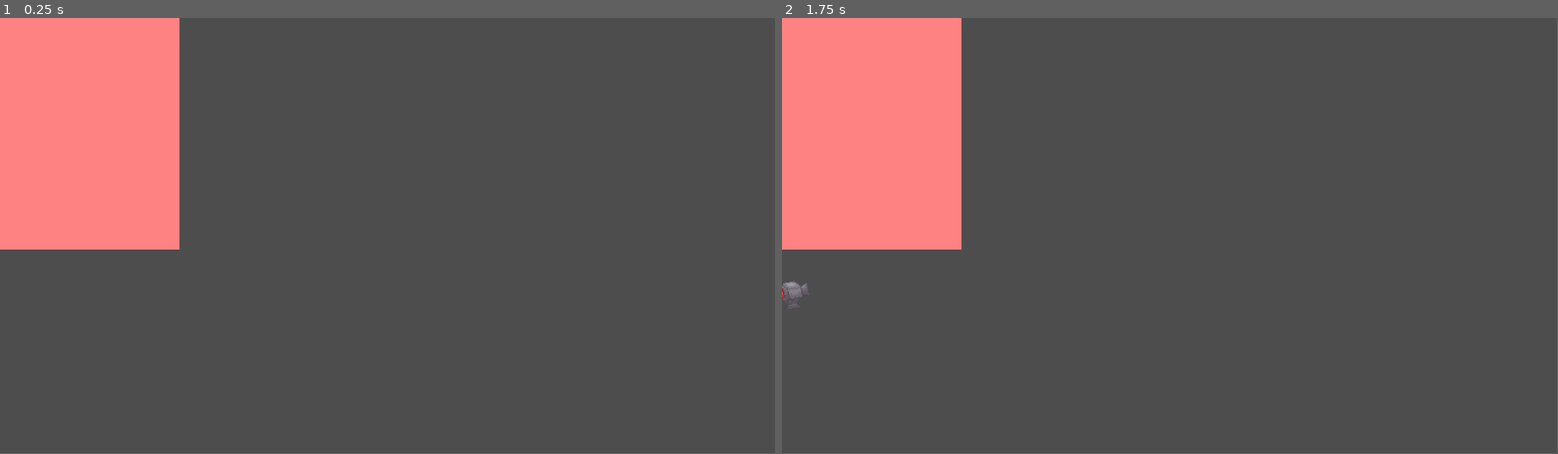
Above: before the commit, frames 1-2 (left to right).
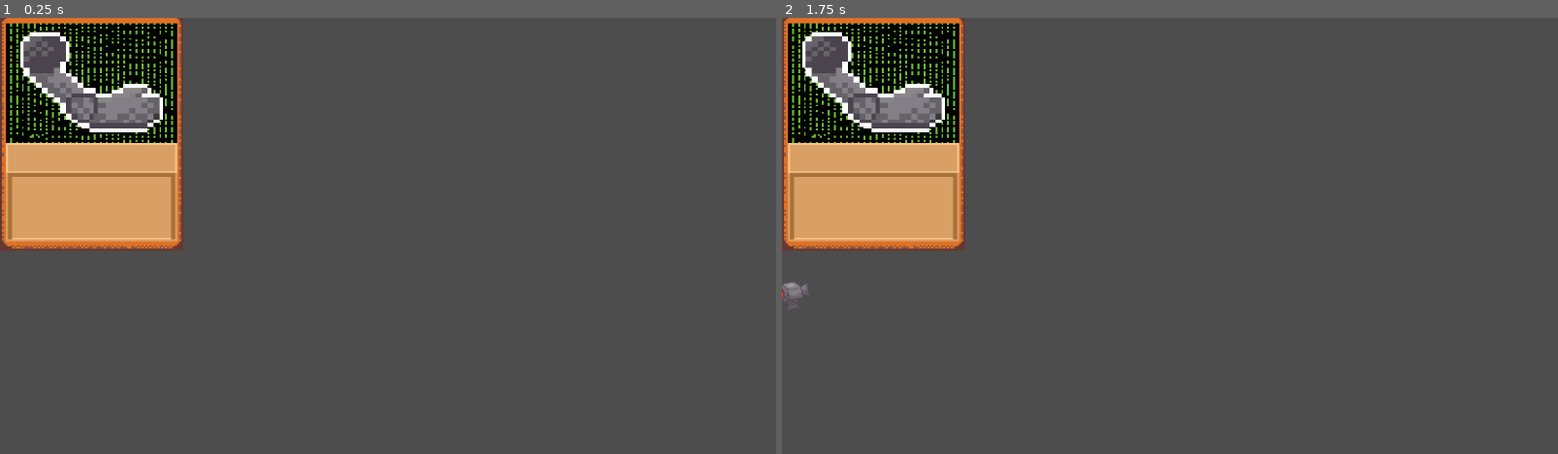
Above: after the commit, the same moments.

Repository: Jaete/Cleangoon
Game: Godot game, scene res://TSCN/UI/card_upgade.tscn
Same seed, same stepped clock (60 frames per second), same inputs: the game is played once before the commit and once after it. This scene is started directly instead of the project's main scene.
Inputs:
- Up to frame 1 (0.25 s): no input
- Up to frame 2 (1.75 s): tap Enter at 0.5 s; hold Right (Move_Right) 0.53-1.28 s; hold Shift (Boost) 0.53-1.28 s; tap Space (Rise) at 1.25 s; hold Left (Move_Left) from 1.28 s (still down); tap A (Interact) at 1.35 s
In our replay, the window is 799x449 before the commit and 800x450 after it. These sizes can differ from the game's own. Grey fills any space a smaller window leaves; there, only what the larger window draws over its background counts as a difference.

The runs differ from the first frame. In frame 1, 13% of the frame differs, in the area x 0-24%, y 0-54%; in frame 2, 13%, in the area x 0-24%, y 0-66%.

Commit message:
upgrade system load cards

Diff:
--- /dev/null
+++ b/Scripts/DEBUG/Label-Fish.gd
@@ -0,0 +1,8 @@
+extends Label
+
+@onready var fish = $"../.."
+
+func _process(delta):
+	set_text(str("Flip x: ", fish.sprite.flip_h,
+	"\nspeed x: ", fish.linear_velocity.x,
+	"\nRotate: ", fish.sprite.rotation_degrees))
--- a/Scripts/UI/CardUpgrade.gd
+++ b/Scripts/UI/CardUpgrade.gd
@@ -3,12 +3,13 @@
 
 var card_name: String
 var card_description: String
+var card_price: String
 
 # Called when the node enters the scene tree for the first time.
 func _ready():
-	$CardName.set_text(card_name)
+	$CardName.set_text(card_name) #$CardName
 	$CardDescription.set_text(card_description)
-	pass # Replace with function body.
+	$CardPrice.set_text(card_price)
 
 
 # Called every frame. 'delta' is the elapsed time since the previous frame.
--- a/Scripts/UI/UIShop.gd
+++ b/Scripts/UI/UIShop.gd
@@ -2,7 +2,7 @@
 extends Control
 
 var upgrades_available_names: Array[String] = [
-	"Cortador 2000",
+	"GINSU 2000",
 	"Braço mecânico",
 	"Lanterna",
 	"Compartimento especial",
@@ -27,7 +27,8 @@
 		card_upgrade_ui = card_upgrade.instantiate()
 		card_upgrade_ui.card_name = upgrades_available_names[upgrade]
 		card_upgrade_ui.card_description = upgrades_available_descriptions[upgrade]
-		get_node("FlowContainer/HBoxContainer").add_child(card_upgrade_ui)
+		card_upgrade_ui.card_price = "R$ " + shop.upgrades_prices[upgrade] + ",00"
+		get_node("ScrollContainer/HBoxContainer").add_child(card_upgrade_ui)
 	pass # Replace with function body.
 
 
--- a/Scripts/UpgradeShop/UpgradeShop.gd
+++ b/Scripts/UpgradeShop/UpgradeShop.gd
@@ -22,6 +22,13 @@
 	Upgrades.STRONG_ARM,
 	Upgrades.FLASHLIGHT,
 	Upgrades.SPECIAL_STORAGE,
+]
+
+var upgrades_prices: Array[String] = [
+	"1200",
+	"1000",
+	"2000",
+	"3000",
 ]
 
 func _ready():
--- a/TSCN/Entities/player.tscn
+++ b/TSCN/Entities/player.tscn
@@ -7,6 +7,7 @@
 [ext_resource type="Resource" uid="uid://3bcj6bpysgo7" path="res://Resources/PlayerController/PlayerController.tres" id="3_vg3af"]
 [ext_resource type="Resource" uid="uid://bjvg66l47ddex" path="res://Resources/AnimationHelper/AnimationHelper.tres" id="4_rrypg"]
 [ext_resource type="Resource" uid="uid://cg5bhkxvsmw8h" path="res://Resources/PlayerData/PlayerData.tres" id="5_74pwt"]
+[ext_resource type="Texture2D" uid="uid://bnfyvc4e4fahb" path="res://Assets/Sprites/Player/strong-arm.png" id="8_wf5d6"]
 
 [sub_resource type="PhysicsMaterial" id="PhysicsMaterial_k4xc7"]
 friction = 0.5
@@ -51,4 +52,10 @@
 offset_bottom = 23.0
 script = ExtResource("3_asste")
 
+[node name="Strong-arm" type="Sprite2D" parent="."]
+visible = false
+position = Vector2(23, 20)
+rotation = -0.302308
+texture = ExtResource("8_wf5d6")
+
 [connection signal="body_entered" from="." to="." method="_on_body_entered"]
--- a/TSCN/UI/card_upgade.tscn
+++ b/TSCN/UI/card_upgade.tscn
@@ -1,6 +1,8 @@
-[gd_scene load_steps=2 format=3 uid="uid://bwydtc77lpj2t"]
+[gd_scene load_steps=4 format=3 uid="uid://bwydtc77lpj2t"]
 
 [ext_resource type="Script" path="res://Scripts/UI/CardUpgrade.gd" id="1_f7rmh"]
+[ext_resource type="Texture2D" uid="uid://ls2giua5mcgv" path="res://Assets/UI/strong-arm-card.png" id="2_orgsu"]
+[ext_resource type="FontFile" uid="uid://b274miqgbr5yc" path="res://Assets/Fonts/PublicPixel.ttf" id="3_11p5j"]
 
 [node name="CardUpgade" type="Control"]
 custom_minimum_size = Vector2(267, 350)
@@ -17,28 +19,47 @@
 size_flags_vertical = 0
 script = ExtResource("1_f7rmh")
 
-[node name="Card" type="ColorRect" parent="."]
-custom_minimum_size = Vector2(267, 350)
-layout_mode = 1
-anchors_preset = 15
-anchor_right = 1.0
-anchor_bottom = 1.0
-grow_horizontal = 2
-grow_vertical = 2
-color = Color(1, 0.51, 0.51, 1)
+[node name="Background" type="Sprite2D" parent="."]
+position = Vector2(136, 175)
+scale = Vector2(2.95652, 2.75)
+texture = ExtResource("2_orgsu")
 
-[node name="CardName" type="RichTextLabel" parent="."]
+[node name="CardName" type="Label" parent="."]
 layout_mode = 0
-offset_left = 9.0
-offset_top = 68.0
-offset_right = 253.0
-offset_bottom = 189.0
+offset_left = 13.0
+offset_top = 199.0
+offset_right = 259.0
+offset_bottom = 233.0
+theme_override_colors/font_color = Color(0, 0, 0, 1)
+theme_override_fonts/font = ExtResource("3_11p5j")
+theme_override_font_sizes/font_size = 14
 text = "teste"
+horizontal_alignment = 1
+autowrap_mode = 3
+uppercase = true
 
-[node name="CardDescription" type="RichTextLabel" parent="."]
+[node name="CardDescription" type="Label" parent="."]
 layout_mode = 0
-offset_left = 9.0
-offset_top = 123.0
+offset_left = 22.0
+offset_top = 247.0
+offset_right = 252.0
+offset_bottom = 329.0
+theme_override_colors/font_color = Color(0, 0, 0, 1)
+theme_override_fonts/font = ExtResource("3_11p5j")
+theme_override_font_sizes/font_size = 12
+text = "teste"
+autowrap_mode = 3
+uppercase = true
+
+[node name="CardPrice" type="Label" parent="."]
+layout_mode = 0
+offset_left = 21.0
+offset_top = 313.0
 offset_right = 251.0
-offset_bottom = 244.0
+offset_bottom = 340.0
+theme_override_colors/font_color = Color(0, 0, 0, 1)
+theme_override_fonts/font = ExtResource("3_11p5j")
+theme_override_font_sizes/font_size = 12
 text = "teste"
+autowrap_mode = 3
+uppercase = true
--- a/TSCN/UI/shop_ui.tscn
+++ b/TSCN/UI/shop_ui.tscn
@@ -1,8 +1,8 @@
-[gd_scene load_steps=4 format=3 uid="uid://dh468dks5yty6"]
+[gd_scene load_steps=4 format=3 uid="uid://dx6sh7jry1w5j"]
 
-[ext_resource type="Script" path="res://Scripts/UI/UIShop.gd" id="1_2sdbj"]
-[ext_resource type="Texture2D" uid="uid://dbrqr2s8uc21j" path="res://Assets/UI/MainPanel03.png" id="1_urnwi"]
-[ext_resource type="FontFile" uid="uid://b274miqgbr5yc" path="res://Assets/Fonts/PublicPixel.ttf" id="3_5ajs0"]
+[ext_resource type="Texture2D" uid="uid://dbrqr2s8uc21j" path="res://Assets/UI/MainPanel03.png" id="1_fa1k1"]
+[ext_resource type="Script" path="res://Scripts/UI/UIShop.gd" id="1_owsun"]
+[ext_resource type="FontFile" uid="uid://b274miqgbr5yc" path="res://Assets/Fonts/PublicPixel.ttf" id="2_ru4bc"]
 
 [node name="ShopUi" type="Control"]
 layout_mode = 3
@@ -11,39 +11,38 @@
 anchor_bottom = 1.0
 grow_horizontal = 2
 grow_vertical = 2
-script = ExtResource("1_2sdbj")
+size_flags_horizontal = 3
+size_flags_vertical = 3
+script = ExtResource("1_owsun")
 
-[node name="Sprite2D" type="Sprite2D" parent="."]
-position = Vector2(575.5, 325.25)
-scale = Vector2(3.81126, 4.54196)
-texture = ExtResource("1_urnwi")
+[node name="Background" type="Sprite2D" parent="."]
+modulate = Color(1, 1, 1, 0.588235)
+position = Vector2(574, 322.75)
+scale = Vector2(3.78146, 4.42308)
+texture = ExtResource("1_fa1k1")
 
 [node name="RichTextLabel" type="RichTextLabel" parent="."]
+layout_mode = 1
+anchors_preset = 5
+anchor_left = 0.5
+anchor_right = 0.5
+offset_left = -321.0
+offset_top = 50.0
+offset_right = 321.0
+offset_bottom = 163.0
+grow_horizontal = 2
+theme_override_fonts/normal_font = ExtResource("2_ru4bc")
+theme_override_font_sizes/normal_font_size = 48
+text = "COMPRE UM APRIMORAMENTO"
+
+[node name="ScrollContainer" type="ScrollContainer" parent="."]
 layout_mode = 0
-offset_left = 272.0
-offset_top = 25.0
-offset_right = 905.0
-offset_bottom = 193.0
-theme_override_fonts/normal_font = ExtResource("3_5ajs0")
-theme_override_font_sizes/normal_font_size = 48
-text = "Compre algum aprimoramento"
+offset_left = 31.0
+offset_top = 188.0
+offset_right = 1117.0
+offset_bottom = 608.0
+follow_focus = true
 
-[node name="FlowContainer" type="ScrollContainer" parent="."]
-layout_mode = 1
-anchors_preset = 8
-anchor_left = 0.5
-anchor_top = 0.5
-anchor_right = 0.5
-anchor_bottom = 0.5
-offset_left = -547.0
-offset_top = -145.0
-offset_right = 544.0
-offset_bottom = 250.0
-grow_horizontal = 2
-grow_vertical = 2
-vertical_scroll_mode = 0
-
-[node name="HBoxContainer" type="HBoxContainer" parent="FlowContainer"]
-clip_contents = true
+[node name="HBoxContainer" type="HBoxContainer" parent="ScrollContainer"]
 layout_mode = 2
 theme_override_constants/separation = 30
--- a/project.godot
+++ b/project.godot
@@ -17,6 +17,10 @@
 [autoload]
 
 Player_="*res://TSCN/Entities/player.tscn"
+
+[display]
+
+window/stretch/mode="viewport"
 
 [dotnet]
 
Binary file added: Assets/Sprites/Player/limpa-i-989.png
Not shown, added: Assets/Sprites/Player/limpa-i-989.png.import
Binary file added: Assets/Sprites/Player/strong-arm.png
Not shown, added: Assets/Sprites/Player/strong-arm.png.import
Binary file added: Assets/UI/strong-arm-card.png
Not shown, added: Assets/UI/strong-arm-card.png.import
Not shown: 1 places in TSCN/Entities/player.tscn that only renumber resources
